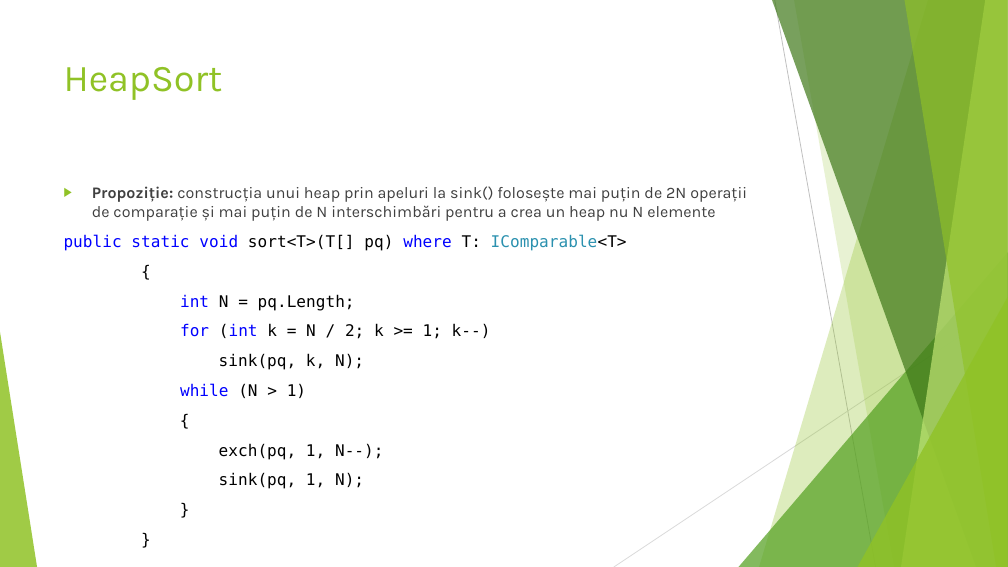
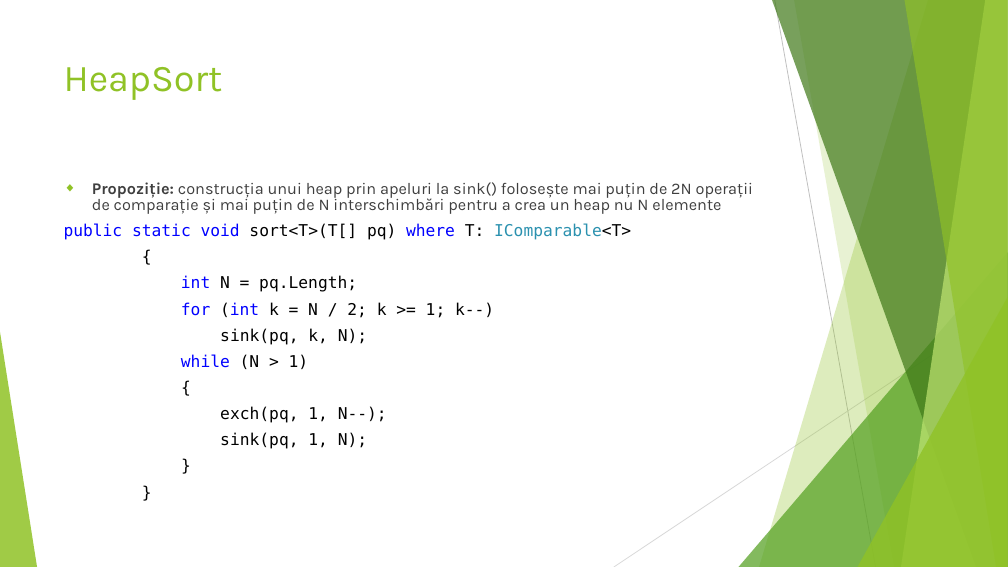
Before and after one commit to HoreaOros/ASD2015, a slide deck: slide 187 of ASD.pptx. Drawn at 1008x567 pixels with LibreOffice and Linux fonts; fonts in the diff are those of the drawing. Boxes give left, top, right and bottom in pixels: in the first picture for what was removed or moved away, otherwise in the second. Text is boxed around its words. In the diff, an @@ line names an element or a change of style, - is before the commit and + after.

```diff
--- a/ASD.pptx
+++ b/ASD.pptx
@@ text "Propoziție: construcția unui heap prin ..." at bbox=[64, 182, 753, 449]: size 15.3 to 15.5 pt; text colour #404040 to #3F3F3F in "Propoziție: construcția unui heap prin apeluri la ..."; highlight #FFFFFF to none in "public static void sort<T>(T[] pq) where T: ...", "{", "int N = pq.Length;", "for (int k = N / 2; ..." and 7 more places; bullet ▶ to ◆; line spacing 1 to 0.8; less space between paragraphs @@
```
Also in this commit, not shown: 239 other slides changed, 1 other file.
